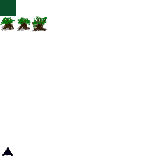
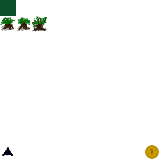
Comparing the layer stacks of the two 160 x 160 images. Changes:
painted on "Background" over <box>145,145,159,159</box>
